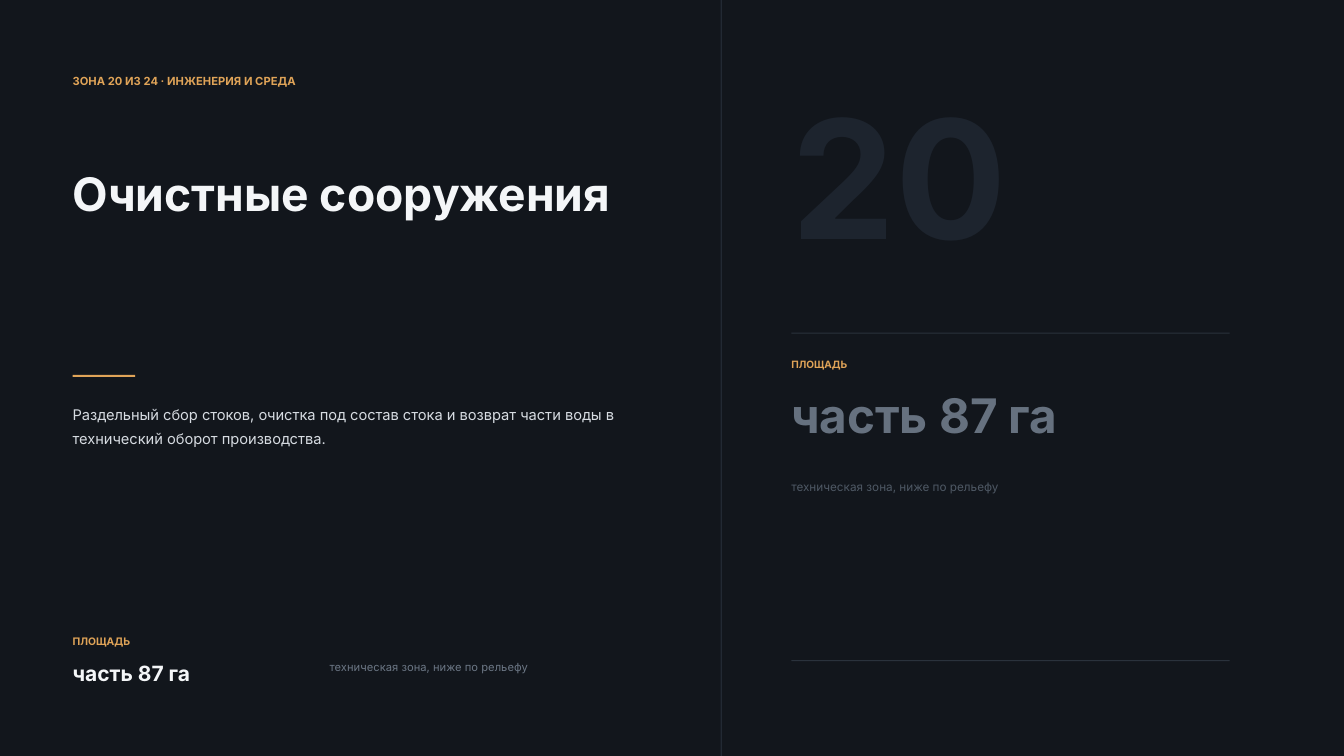
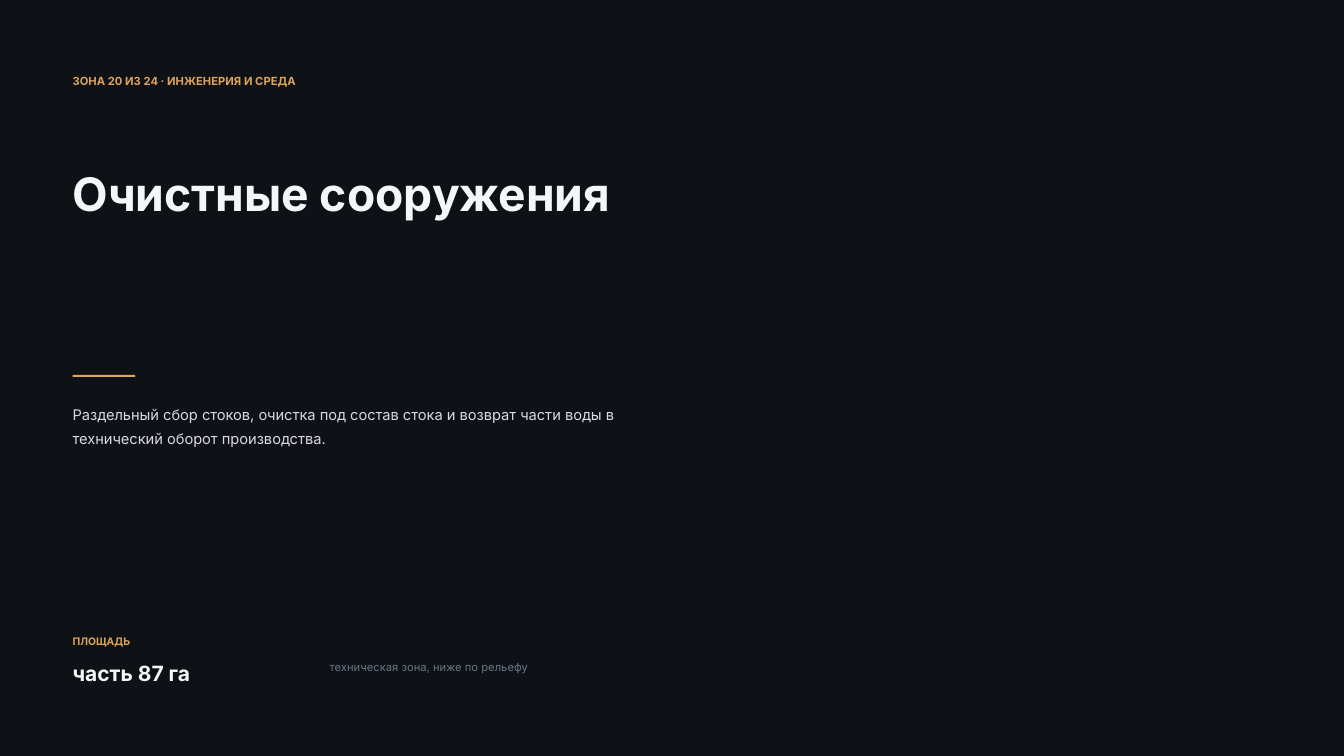
Before and after one commit to q984q/pr123, a slide deck: slide 83 of Sokol_приложение_зоны_v2.pptx. Drawn at 1344x756 pixels with LibreOffice and Linux fonts; fonts in the diff are those of the drawing; background and template pictures are left out; a plain dark background stands for a picture behind light text. Boxes give left, top, right and bottom in pixels: in the first picture for what was removed or moved away, otherwise in the second. Text is boxed around its words. In the diff, an @@ line names an element or a change of style, - is before the commit and + after.

```diff
--- a/Sokol_приложение_зоны_v2.pptx
+++ b/Sokol_приложение_зоны_v2.pptx
@@ background #FFFFFF to picture (left out) @@
@@ rectangle at (x1=0, y1=0, x2=1344, y2=756): fill #12161C to #0E1116 @@
@@ rectangle added at (x1=0, y1=0, x2=721, y2=756), fill #0E1116 @@
@@ rectangle removed at (x1=721, y1=0, x2=722, y2=756) @@
@@ rectangle removed at (x1=791, y1=333, x2=1230, y2=334) @@
@@ text removed at (x1=791, y1=360, x2=847, y2=370) @@
-ПЛОЩАДЬ
@@ text removed at (x1=791, y1=398, x2=1057, y2=434) @@
-часть 87 га
@@ text removed at (x1=791, y1=484, x2=999, y2=493) @@
-техническая зона, ниже по рельефу
@@ rectangle removed at (x1=791, y1=660, x2=1230, y2=661) @@
```
Also in this commit, not shown: 10 other slides changed, 12 other files.
